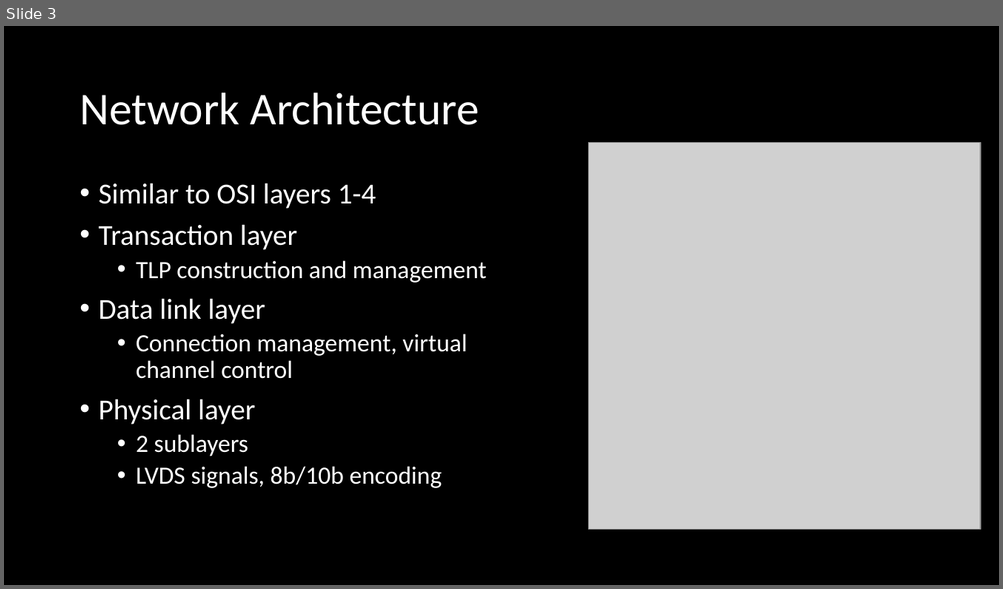
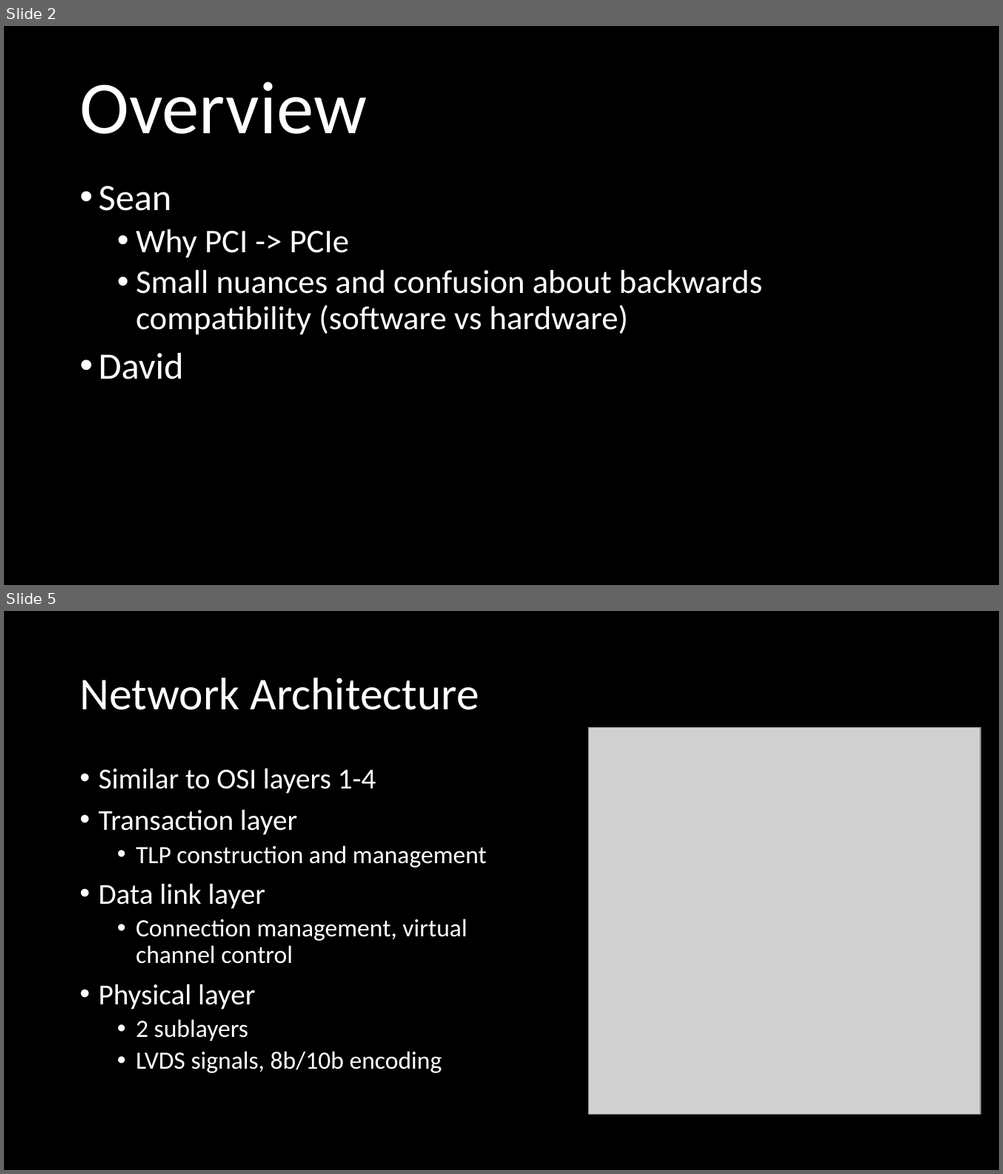
Before and after one commit to dstockhouse/pci-express-report, a slide deck: pcie_seanlink_davidstockhouse.pptx. Shown one above the other, each under a label of ours: slide 3 before the commit, slides 2 and 5 after it; the slides between them are not shown. The pictures are 1003x589 and 1003x1174 pixels, drawn with LibreOffice and Linux fonts; fonts in the diff are those of the drawing; grey boxes stand for pictures. Boxes give left, top, right and bottom in pixels: in the first picture for what was removed or moved away, otherwise in the second. Text is boxed around its words. In the diff, an @@ line names an element or a change of style, - is before the commit and + after.

```diff
--- a/pcie_seanlink_davidstockhouse.pptx
+++ b/pcie_seanlink_davidstockhouse.pptx
@@ slide 2 added at bbox=[4, 26, 999, 585], background #000000 @@
@@ title added at bbox=[79, 82, 367, 134], 72 pt, text #FFFFFF @@
+Overview
@@ text added at bbox=[99, 186, 762, 380], 32 pt, text #FFFFFF @@
+• Sean
+  • Why PCI -> PCIe
+  • Small nuances and confusion about backwards compatibility (software vs hardware)
+• David
@@ what was slide 3 is now slide 5 @@
```
Also in this commit, not shown: 1 slide changed, 2 other slides added, 1 slide removed.
